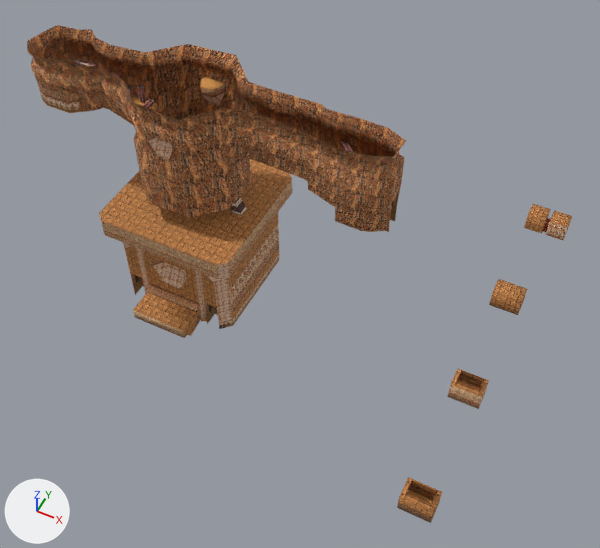
Renders of the OBJ model SonicGame3Dv3/res/Models/WildCanyon/WildCanyon.obj from each side of a commit.
Before and after are seen from a 50 mm camera at (2537.0, -3130.0, 4251.0) aimed at (999.0, -54.0, 406.0). The axes (+X, +Y, +Z) are drawn at lower left. The lights are the same throughout. Where no turn or scale is listed for an object, it has been applied to the vertices. Vertices at the same position are counted once.

In view in the first picture: 'WildCanyon'.
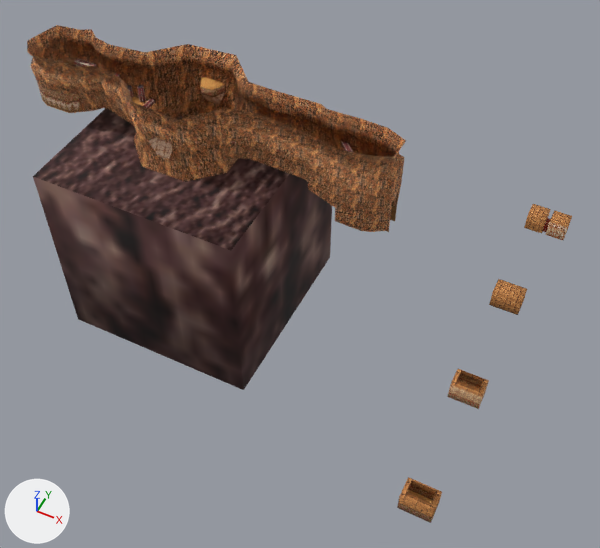
The change in detail:
Material 'LANDTX16_material_9_kd_nde_hasira9_vq.png' (mat_landtx16_material_9_kd_nde_hasira9_vq_png) is new.
Its texture is img_kd_nde_hasira9_vq_png.
Its roughness is 0.859.
me_wildcanyon is used by ob_wildcanyon; location (0.0, 0.0, 0.0).
me_wildcanyon had 3125 vertices, 4892 faces and spanned x -751.0..2366.0, y -1027.0..1521.0, z -137.0..1597.0.
me_wildcanyon now has 3141 vertices, 4914 faces and spans x -751.0..2366.0, y -1027.0..1521.0, z -151.0..1597.0.
me_wildcanyon part 1: a new loose piece of 16 vertices spanning x -382.0..898.0, y -646.0..634.0, z -151.0..1129.0, in mat_landtx16_material_9_kd_nde_hasira9_vq_png (picture img_kd_nde_hasira9_vq_png).
me_wildcanyon now uses material mat_landtx16_material_9_kd_nde_hasira9_vq_png (picture img_kd_nde_hasira9_vq_png).

Boxes (x1, y1, x2, y2) around the edits, measured in the pictures (600 x 548 px):
part 1 of me_wildcanyon, added (brown)
    after: (33, 108, 332, 390)
